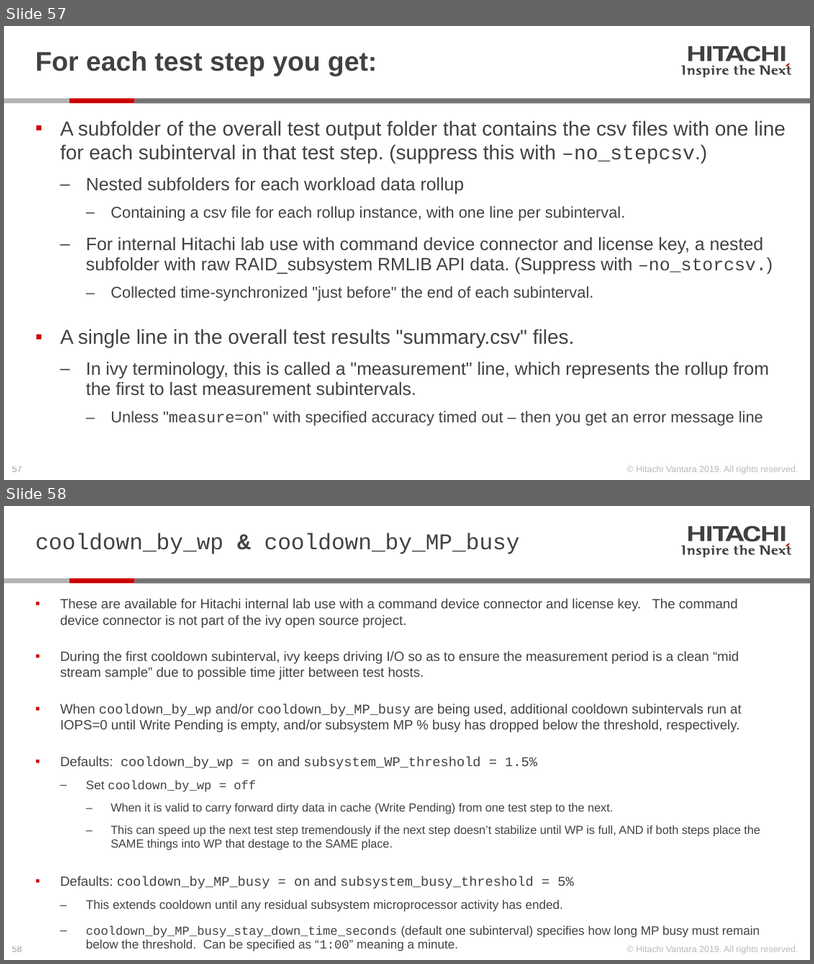
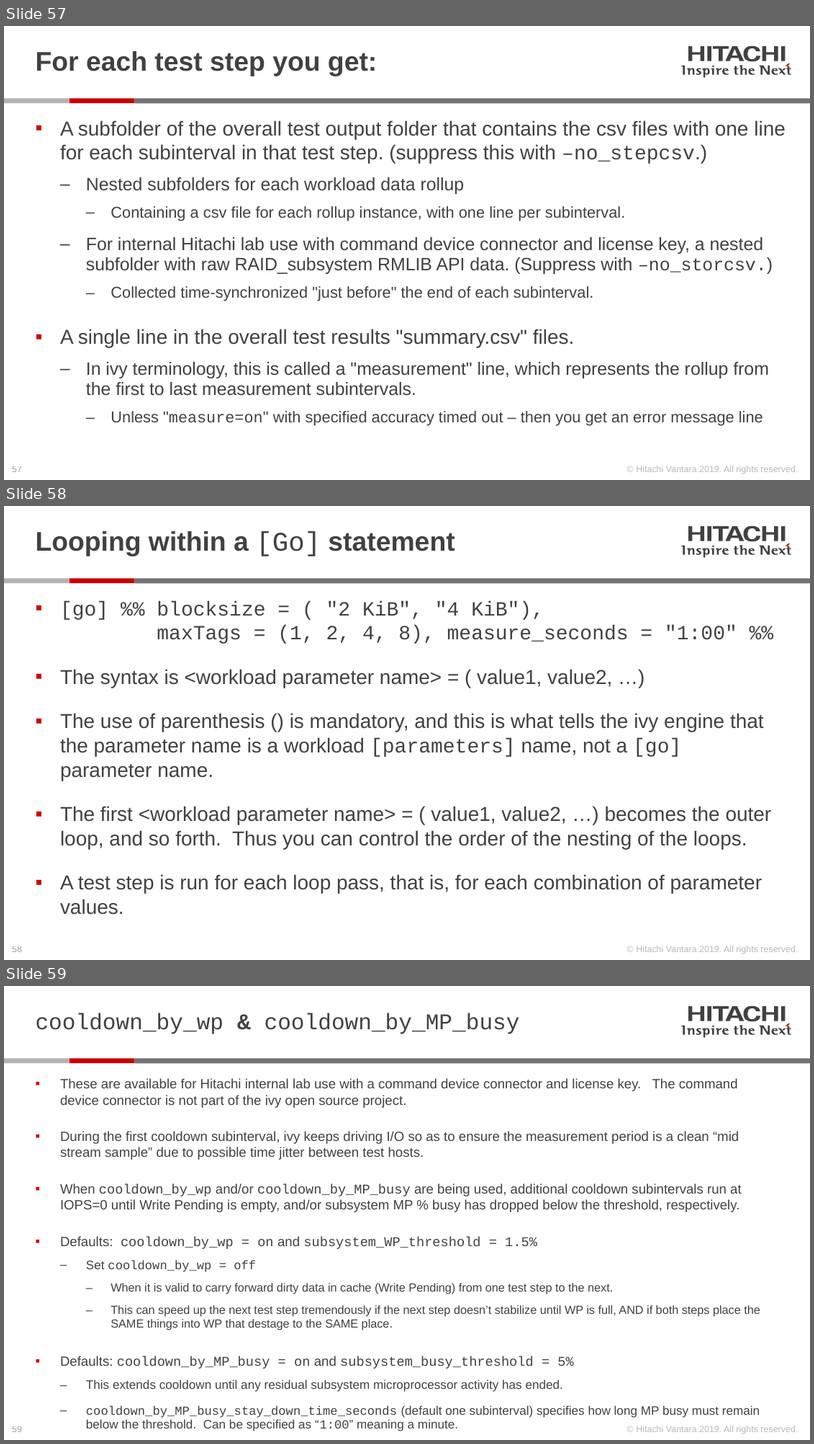
Before and after one commit to Hitachi-Data-Systems/ivy, a slide deck: doc/Programming the ivy engine.pptx. Shown one above the other, each under a label of ours: slides 57 and 58 before the commit, slides 57, 58 and 59 after it. The pictures are 814x964 and 814x1444 pixels, drawn with LibreOffice and Linux fonts; fonts in the diff are those of the drawing. Boxes give left, top, right and bottom in pixels: in the first picture for what was removed or moved away, otherwise in the second. Text is boxed around its words. In the diff, an @@ line names an element or a change of style, - is before the commit and + after.

Commit message:
added looping within go

```diff
--- a/doc/Programming the ivy engine.pptx
+++ b/doc/Programming the ivy engine.pptx
@@ slide 58 added at (4, 506, 810, 960), background #FFFFFF; not listed: 28 template elements that a slide beside it also shows @@
@@ title added at (36, 531, 455, 556), 24 pt, text #414141, bold @@
+Looping within a [Go] statement
@@ text added at (60, 601, 772, 914), 18 pt, text #414141 @@
+▪ [go] %% blocksize = ( "2 KiB", "4 KiB"),
+  maxTags = (1, 2, 4, 8), measure_seconds = "1:00" %%
+▪ The syntax is <workload parameter name> = ( value1, value2, …)
+▪ The use of parenthesis () is mandatory, and this is what tells the ivy engine that the parameter name is a workload [parameters] name, not a [go] parameter name.
+▪ The first <workload parameter name> = ( value1, value2, …) becomes the outer loop, and so forth. Thus you can control the order of the nesting of the loops.
+▪ A test step is run for each loop pass, that is, for each combination of parameter values.
@@ what was slide 58 is now slide 59 @@
```
Also in this commit, not shown: 1 slide changed, 9 other files.
